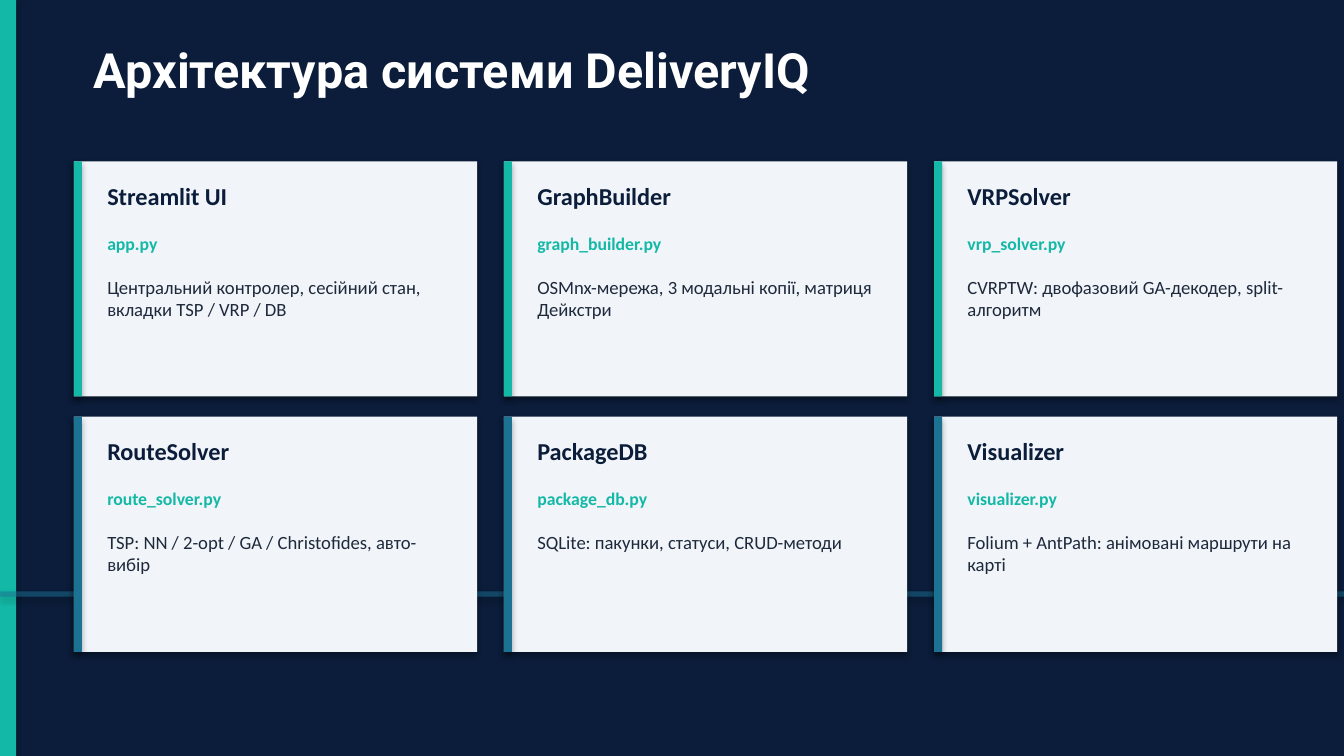
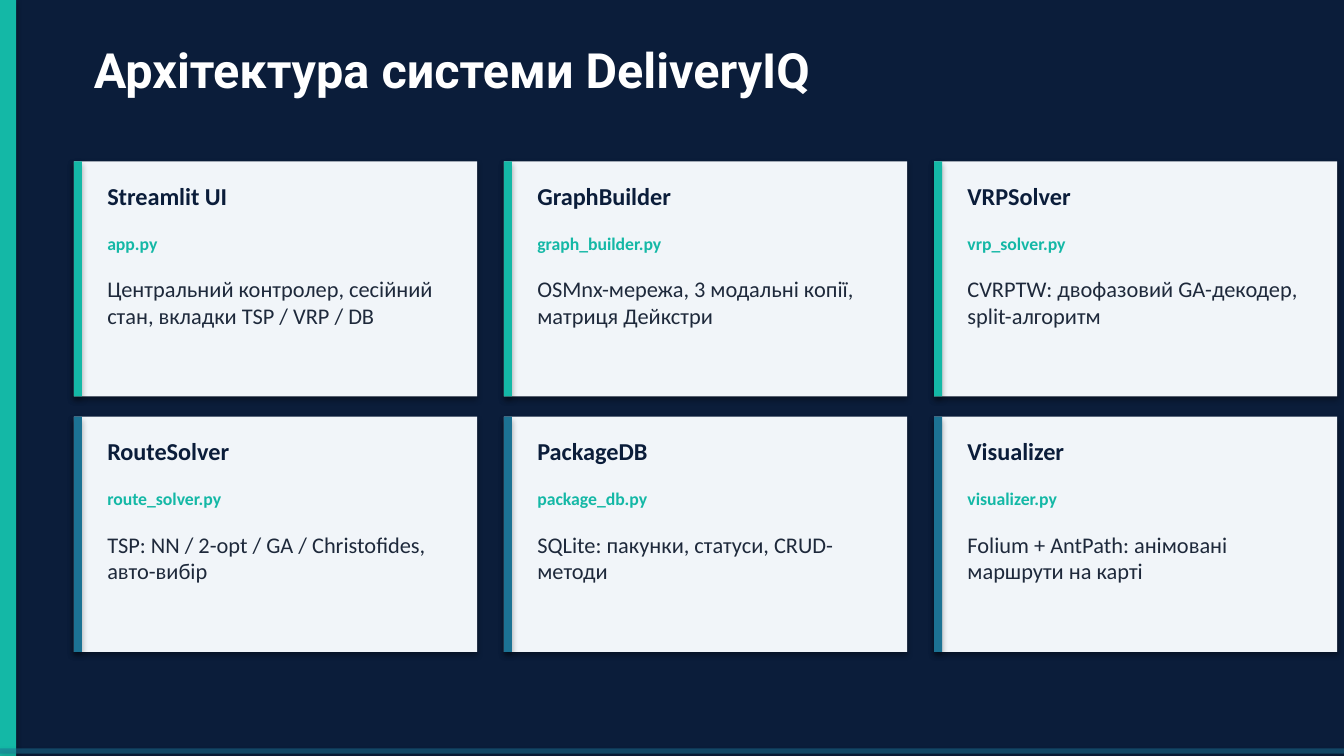
Before and after one commit to timurrte/DeliveryIQ, a slide deck: slide 13 of Звіт/Диплом/Презентація/Презентація_диплом_Ніколаєв.pptx. Drawn at 1344x756 pixels with LibreOffice and Linux fonts; fonts in the diff are those of the drawing. Boxes give left, top, right and bottom in pixels: in the first picture for what was removed or moved away, otherwise in the second. Text is boxed around its words. In the diff, an @@ line names an element or a change of style, - is before the commit and + after.

```diff
--- a/Звіт/Диплом/Презентація/Презентація_диплом_Ніколаєв.pptx
+++ b/Звіт/Диплом/Презентація/Презентація_диплом_Ніколаєв.pptx
@@ size 10 to 12 pt in 6 elements at [537,281,853,328], [107,537,425,583], [537,537,833,583], [967,537,1227,583], [107,281,432,328], [967,282,1297,328] @@
@@ rectangle: place and size @@
-rectangle at [0,591,1344,597]
+rectangle at [0,749,1344,754]
```
Also in this commit, not shown: 10 other slides changed, 1 other file.
